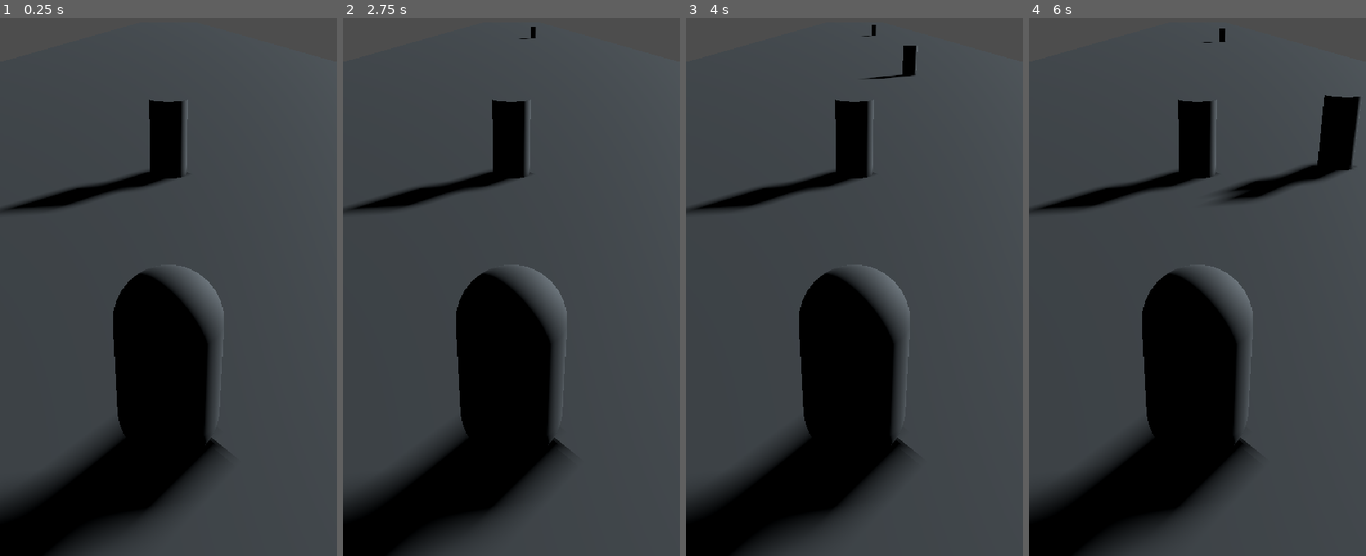
Above: before the commit, frames 1-4 (left to right).
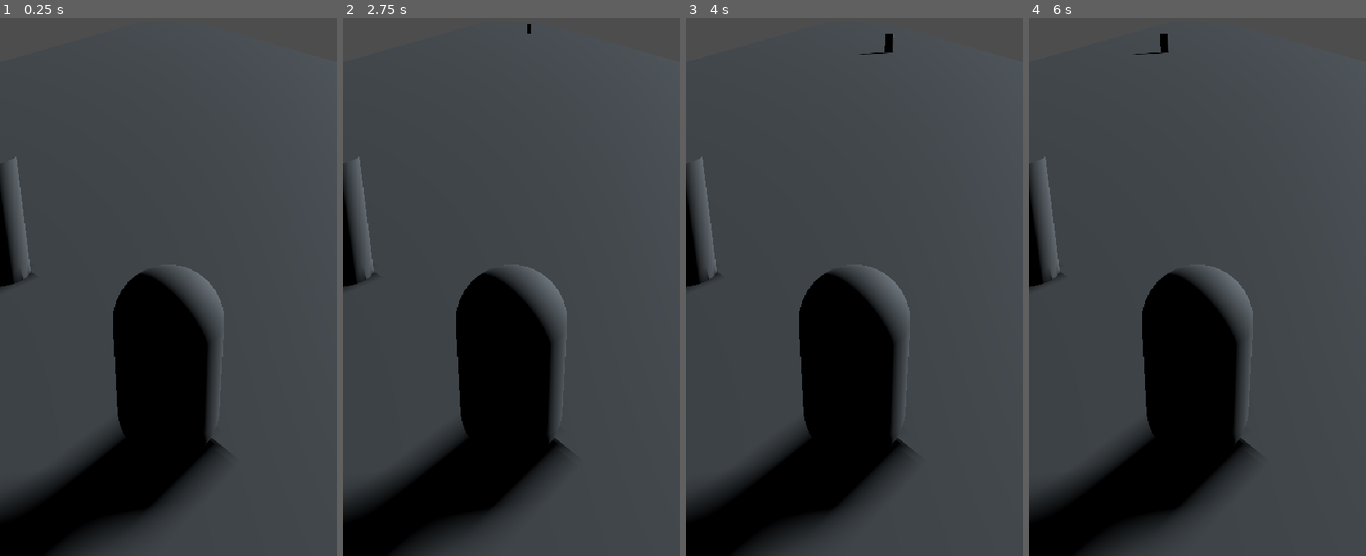
Above: after the commit, the same moments.

Repository: ESMA-NicolasR/face-snatcher
Game: Godot game, scene res://Alois/TEST_face_snatcher.tscn
Same seed, same stepped clock (60 frames per second), same inputs: the game is played once before the commit and once after it.
Inputs:
- Up to frame 1 (0.25 s): no input
- Up to frame 2 (2.75 s): tap Enter at 0.5, 2 s; tap Space at 1.25 s
- Up to frame 3 (4 s): no input
- Up to frame 4 (6 s): no input

The runs differ from the first frame. In frame 1, 3.4% of the frame differs, in the area x 0-56%, y 15-51%; in frame 2, 3.5%; in frame 3, 3.8%; in frame 4, 5.9%, in the area x 0-99%, y 1-51%.

Commit message:
Right and left path

Diff:
--- a/Alois/PNJ_Manager.gd
+++ b/Alois/PNJ_Manager.gd
@@ -1,29 +1,49 @@
-extends Path3D
+extends Node
 
-# 1. Tes variables en haut
+# Mesh pnj
 @export var PNJ_mesh_scene: PackedScene = preload("res://Alois/pnj_mesh.tscn")
+# Vitesse de déplacement m/s
 @export var vitesse: float = 5.0
-
-func _on_timer_timeout() -> void:
-	print("spawn")
-	pnj_spawn()
+# Premier chemin à assigner dans l'inspecteur
+@export var path_Left: Path3D
+# Deuxième chemin à assigner dans l'inspecteur
+@export var path_Right: Path3D
 
 func pnj_spawn():
+	# Choisir un chemin aléatoirement entre les deux
+	var chemins = [path_Left, path_Right]
+	var chemin_choisi = chemins.pick_random()
+
+	# Sécurité si un chemin n'est pas assigné
+	if chemin_choisi == null: return
+
 	# Création suiveur de path
 	var new_victim = PathFollow3D.new()
 	new_victim.loop = false
-	add_child(new_victim)
+	# On ajoute le suiveur au chemin choisi aléatoirement
+	chemin_choisi.add_child(new_victim)
 
 	# Instance mesh dans le suiveur de path
 	var new_pnj = PNJ_mesh_scene.instantiate()
 	new_victim.add_child(new_pnj)
 
 func _process(delta: float) -> void:
-	# Faire avancer les pnj dans le path
-	for pnj in get_children():
-		if pnj is PathFollow3D:
-			pnj.progress += vitesse * delta
+	# Liste des chemins à traiter
+	var chemins = [path_Left, path_Right]
 
-			# Supprimer le PNJ s'il arrive au bout du path
-			if pnj.progress_ratio >= 1:
-				pnj.queue_free()
+	for p in chemins:
+		if p == null: continue
+
+		# Faire avancer les pnj dans chaque path
+		for pnj in p.get_children():
+			if pnj is PathFollow3D:
+				pnj.progress += vitesse * delta
+
+				# Supprimer le PNJ s'il arrive au bout du path
+				if pnj.progress_ratio >= 0.98:
+					pnj.queue_free()
+
+
+func _on_pnj_spawn_timer_timeout() -> void:
+	print("spawn")
+	pnj_spawn()
--- a/Alois/TEST_face_snatcher.tscn
+++ b/Alois/TEST_face_snatcher.tscn
@@ -26,15 +26,15 @@
 transform = Transform3D(-3.0969086, 0, 0, 0, 0.1, 0, 0, 0, 33.128483, 0, 0, 0)
 mesh = SubResource("BoxMesh_1ptqf")
 
-[node name="Path3D" type="Path3D" parent="Terrain_Mesh" unique_id=487030063]
+[node name="Left Path3D" type="Path3D" parent="Terrain_Mesh" unique_id=1600655904]
+transform = Transform3D(-0.32290265, 0, 0, 0, 10, 0, 0, 0, 0.030185506, 0.12, 1.5, 0)
+curve = SubResource("Curve3D_1ptqf")
+debug_custom_color = Color(0.9522076, 0.08088475, 7.70092e-07, 1)
+
+[node name="Right Path3D" type="Path3D" parent="Terrain_Mesh" unique_id=487030063]
 transform = Transform3D(-0.32290265, 0, 0, 0, 10, 0, 0, 0, 0.030185506, -0.129, 1.5, 0)
 curve = SubResource("Curve3D_1ptqf")
 debug_custom_color = Color(0.9522076, 0.08088475, 7.70092e-07, 1)
-script = ExtResource("1_6c1ar")
-
-[node name="PathFollow3D" type="PathFollow3D" parent="Terrain_Mesh/Path3D" unique_id=2105633172]
-transform = Transform3D(-1, 0, -8.742278e-08, 0, 1, 0, 8.742278e-08, 0, -1, 0, 0, 0)
-loop = false
 
 [node name="Character_Mesh" type="MeshInstance3D" parent="." unique_id=912936030]
 transform = Transform3D(0.1, 0, 0, 0, 0.1, 0, 0, 0, 0.1, 0, 0.15, 16)
@@ -46,10 +46,15 @@
 fov = 60.0
 
 [node name="PNJ_mesh" parent="." unique_id=713862691 instance=ExtResource("1_ymyju")]
-transform = Transform3D(0.1, 0, 0, 0, 0.1, 0, 0, 0, 0.1, 0, 0.15, 15)
+transform = Transform3D(0.1, 0, 0, 0, 0.1, 0, 0, 0, 0.1, -0.28629154, 0.15, 15.611529)
 
-[node name="Timer" type="Timer" parent="." unique_id=362300206]
-wait_time = 1.5
+[node name="PNJ Spawn Timer" type="Timer" parent="." unique_id=362300206]
+wait_time = 2.0
 autostart = true
 
-[connection signal="timeout" from="Timer" to="Terrain_Mesh/Path3D" method="_on_timer_timeout"]
+[node name="PNJ_Manager" type="Node" parent="." unique_id=524255491 node_paths=PackedStringArray("path_Left", "path_Right")]
+script = ExtResource("1_6c1ar")
+path_Left = NodePath("../Terrain_Mesh/Left Path3D")
+path_Right = NodePath("../Terrain_Mesh/Right Path3D")
+
+[connection signal="timeout" from="PNJ Spawn Timer" to="PNJ_Manager" method="_on_pnj_spawn_timer_timeout"]
--- a/project.godot
+++ b/project.godot
@@ -35,6 +35,4 @@
 rendering_device/driver.windows="d3d12"
 renderer/rendering_method="gl_compatibility"
 renderer/rendering_method.mobile="gl_compatibility"
-anti_aliasing/quality/msaa_2d=1
 anti_aliasing/quality/msaa_3d=1
-anti_aliasing/quality/screen_space_aa=2
